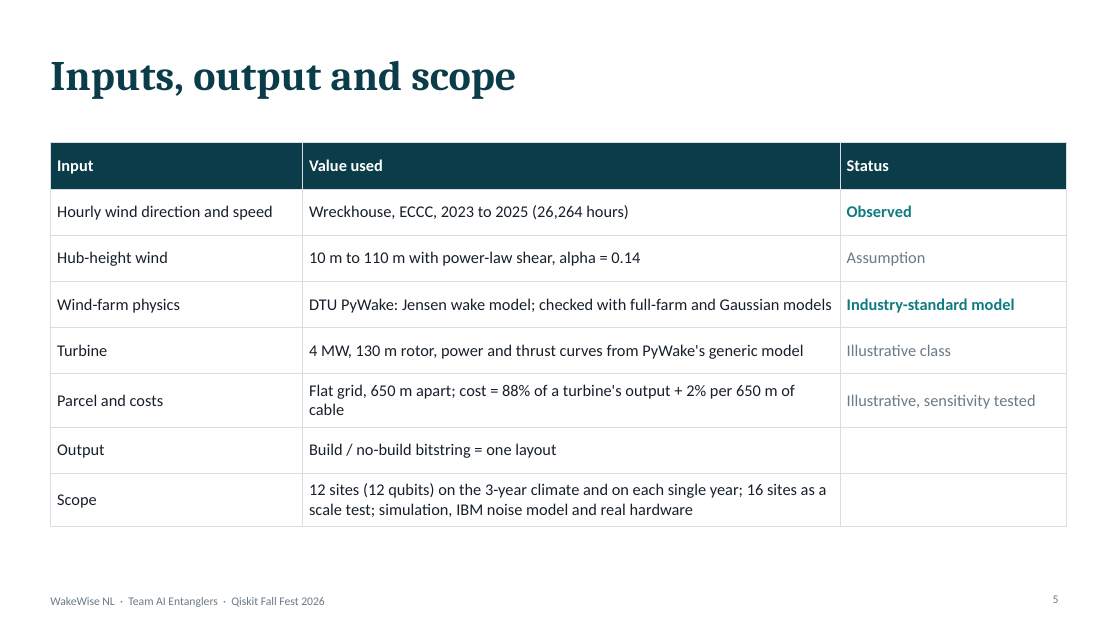
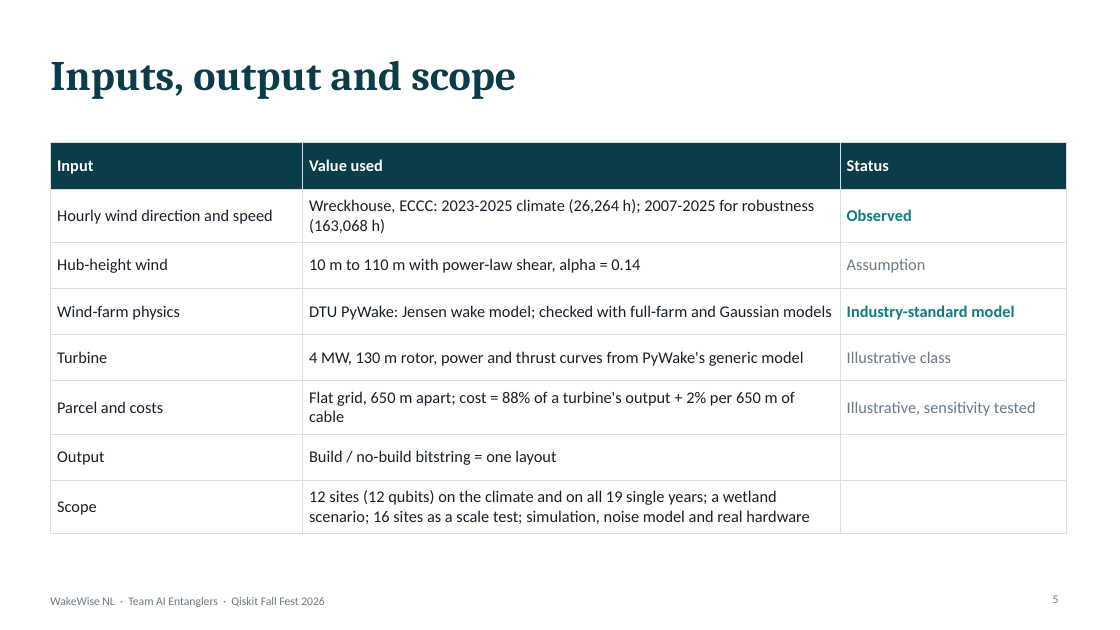
Before and after one commit to mrw-soumik/Qiskit-AI-Entanglers-, a slide deck: slide 5 of slides/WakeWise_NL_AI_Entanglers.pptx. Drawn at 1120x630 pixels with LibreOffice and Linux fonts; fonts in the diff are those of the drawing. Boxes give left, top, right and bottom in pixels: in the first picture for what was removed or moved away, otherwise in the second. Text is boxed around its words. In the diff, an @@ line names an element or a change of style, - is before the commit and + after.

```diff
--- a/slides/WakeWise_NL_AI_Entanglers.pptx
+++ b/slides/WakeWise_NL_AI_Entanglers.pptx
@@ table at bbox=[50, 143, 1067, 528] @@
-row 2, column 2: Wreckhouse, ECCC, 2023 to 2025 (26,264 hours)
+row 2, column 2: Wreckhouse, ECCC: 2023-2025 climate (26,264 h); 2007-2025 for robustness (163,068 h)
-row 8, column 2: 12 sites (12 qubits) on the 3-year climate and on each single year; 16 sites as a scale test; simulation, IBM noise model and real hardware
+row 8, column 2: 12 sites (12 qubits) on the climate and on all 19 single years; a wetland scenario; 16 sites as a scale test; simulation, noise model and real hardware
```
Also in this commit, not shown: 7 other slides changed, 2 slides added, 1 slide removed, 32 other files.
